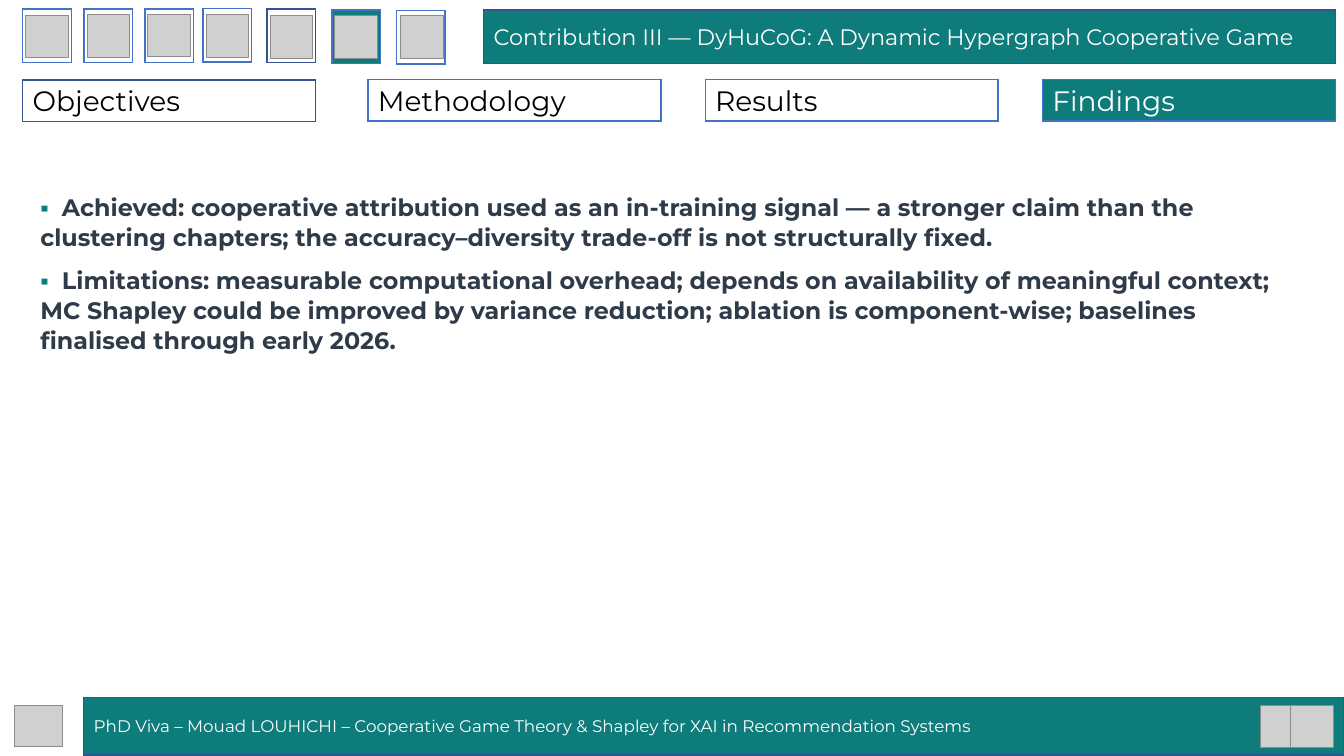
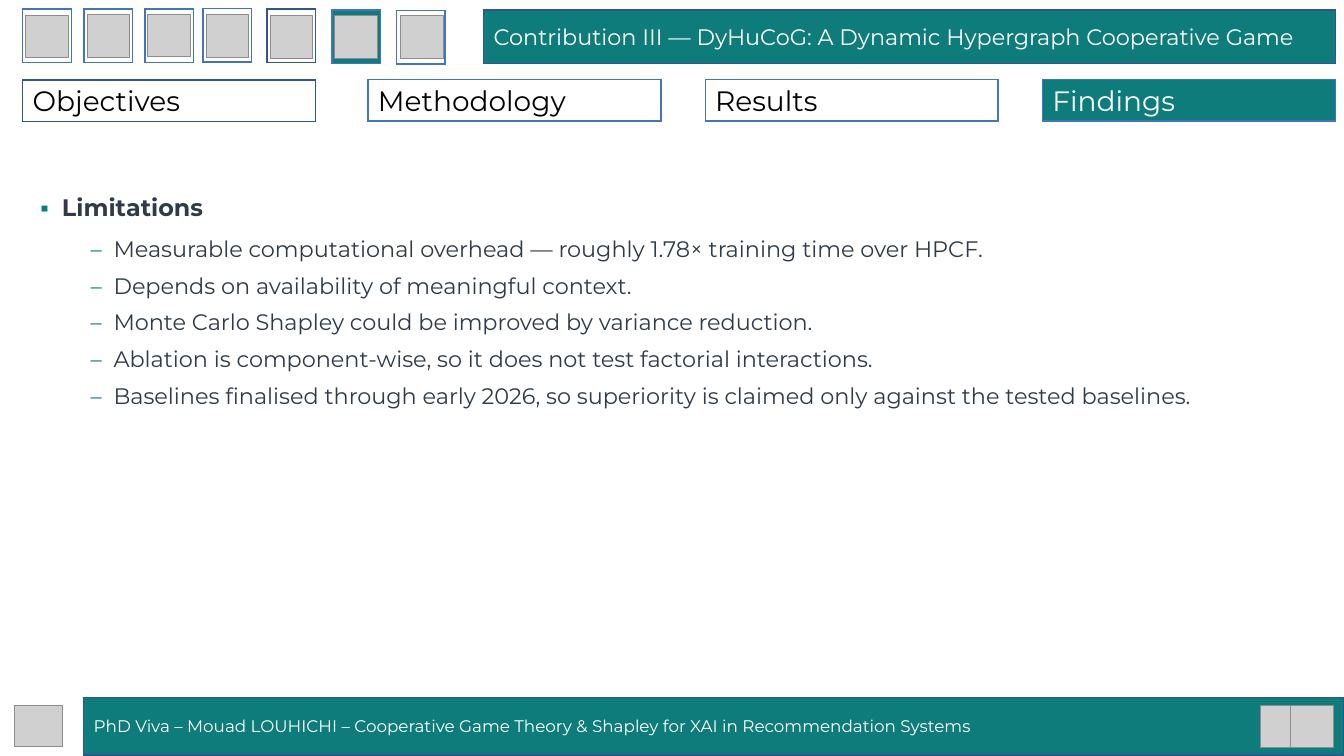
Before and after one commit to mouadlouhichi/phd-prep, a slide deck: slide 63 of viva/MOUAD_LOUHICHI_VIVA_40min.pptx (slide 52 before the commit). Drawn at 1344x756 pixels with LibreOffice and Linux fonts; fonts in the diff are those of the drawing; grey boxes stand for pictures. Boxes give left, top, right and bottom in pixels: in the first picture for what was removed or moved away, otherwise in the second. Text is boxed around its words. In the diff, an @@ line names an element or a change of style, - is before the commit and + after.

```diff
--- a/viva/MOUAD_LOUHICHI_VIVA_40min.pptx
+++ b/viva/MOUAD_LOUHICHI_VIVA_40min.pptx
@@ text at (x1=62, y1=197, x2=1191, y2=409): text changed; size 17 to 16 pt; bold off @@
-▪ Achieved: cooperative attribution used as an in-training signal — a stronger claim than the clustering chapters; the accuracy–diversity trade-off is not structurally fixed.
-▪ Limitations: measurable computational overhead; depends on availability of meaningful context; MC Shapley could be improved by variance reduction; ablation is component-wise; baselines finalised through early 2026.
+▪ Limitations
+  – Measurable computational overhead — roughly 1.78× training time over HPCF.
+  – Depends on availability of meaningful context.
+  – Monte Carlo Shapley could be improved by variance reduction.
+  – Ablation is component-wise, so it does not test factorial interactions.
+  – Baselines finalised through early 2026, so superiority is claimed only against the tested baselines.
```
Also in this commit, not shown: 2 other slides changed, 12 slides added, 1 other file.
